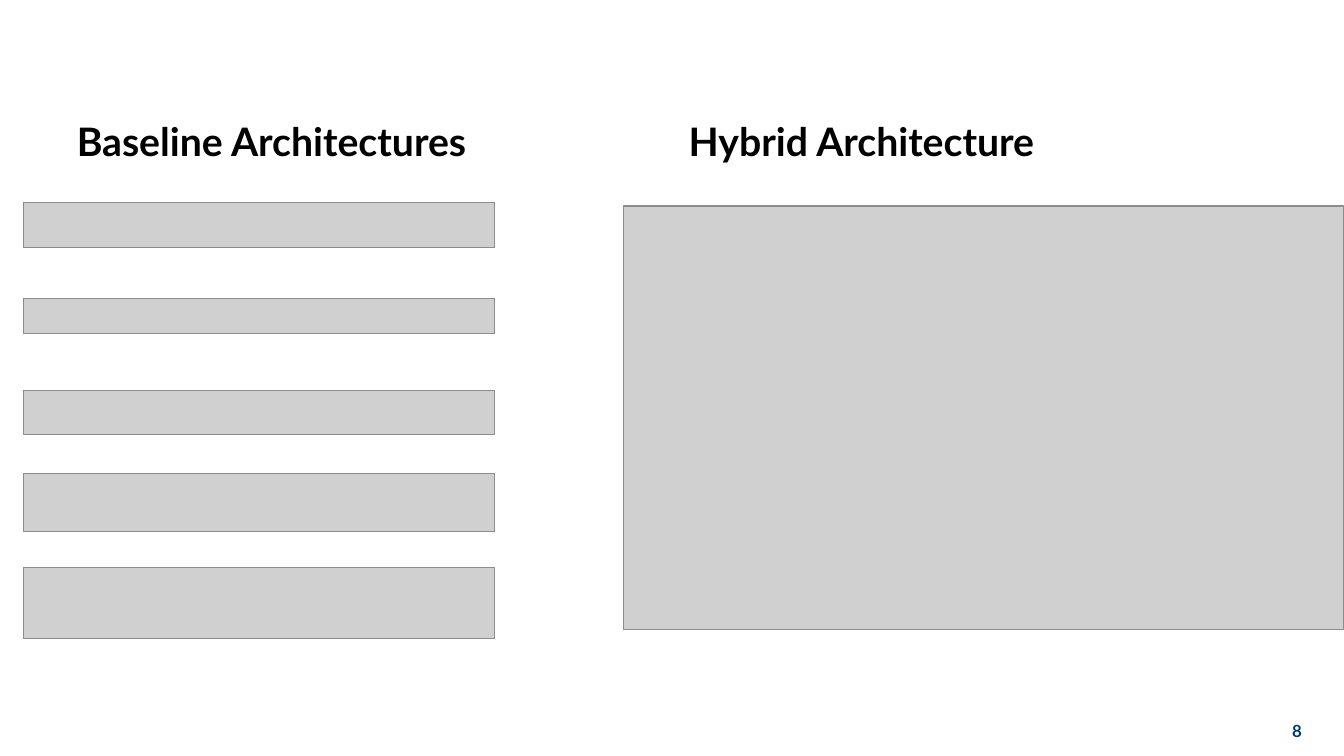
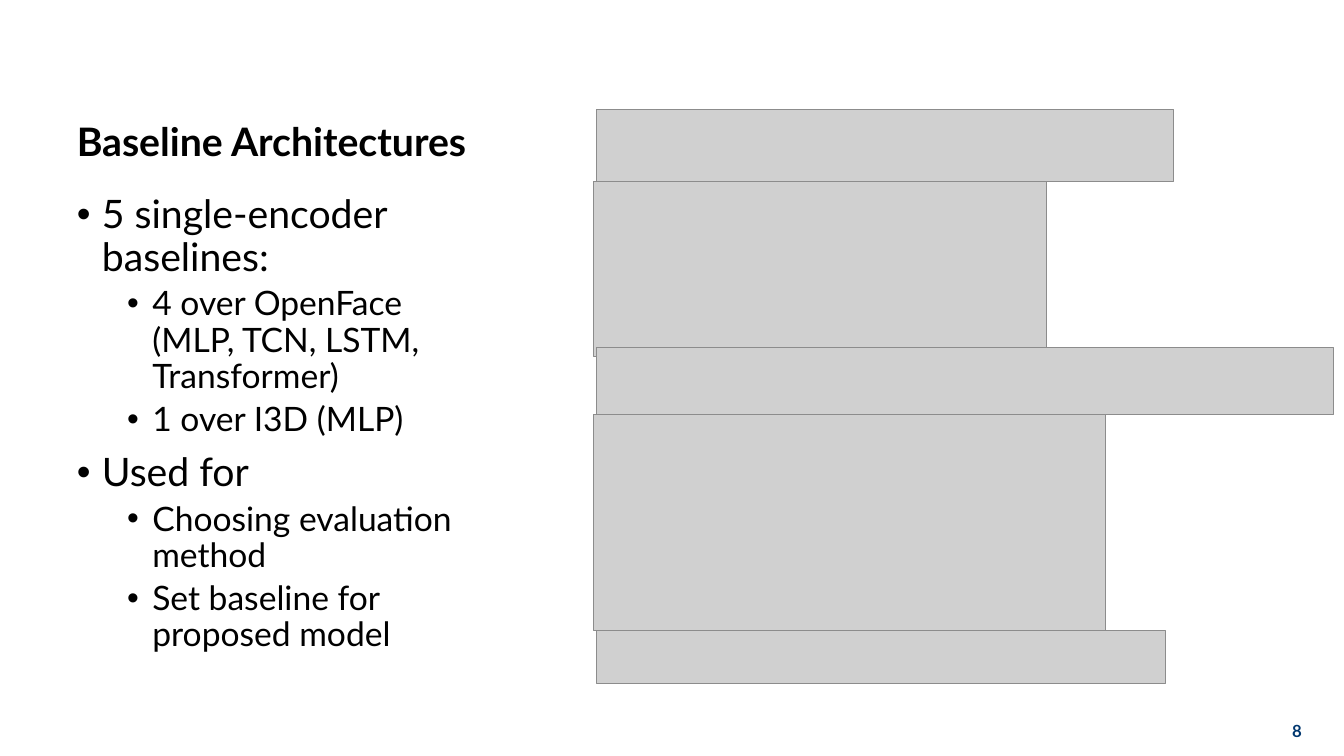
Before and after one commit to hoa2004st/CNN-in-CMOSE, a slide deck: slide 8 of documents/presentation/thesis.pptx. Drawn at 1344x756 pixels with LibreOffice and Linux fonts; fonts in the diff are those of the drawing; grey boxes stand for pictures; background and template pictures are left out. Boxes give left, top, right and bottom in pixels: in the first picture for what was removed or moved away, otherwise in the second. Text is boxed around its words. In the diff, an @@ line names an element or a change of style, - is before the commit and + after.

```diff
--- a/documents/presentation/thesis.pptx
+++ b/documents/presentation/thesis.pptx
@@ picture added at [597,109,1174,181] @@
@@ text removed at [689,127,1034,163] @@
-Hybrid Architecture
@@ picture removed at [23,203,495,248] @@
@@ text added at [102,199,452,652], 24 pt, text #000000 @@
+• 5 single-encoder baselines:
+  • 4 over OpenFace (MLP, TCN, LSTM, Transformer)
+  • 1 over I3D (MLP)
+• Used for
+  • Choosing evaluation method
+  • Set baseline for proposed model
@@ picture added at [594,181,1047,356] @@
@@ picture removed at [623,206,1344,629] @@
@@ picture removed at [23,298,495,335] @@
@@ picture added at [597,347,1334,414] @@
@@ picture removed at [23,391,495,435] @@
@@ picture added at [594,414,1105,630] @@
@@ picture removed at [23,474,495,531] @@
@@ picture removed at [23,568,495,638] @@
@@ picture added at [597,630,1166,684] @@
```
Also in this commit, not shown: 10 other slides changed, 6 slides added, 2 slides removed, 2 other files.
